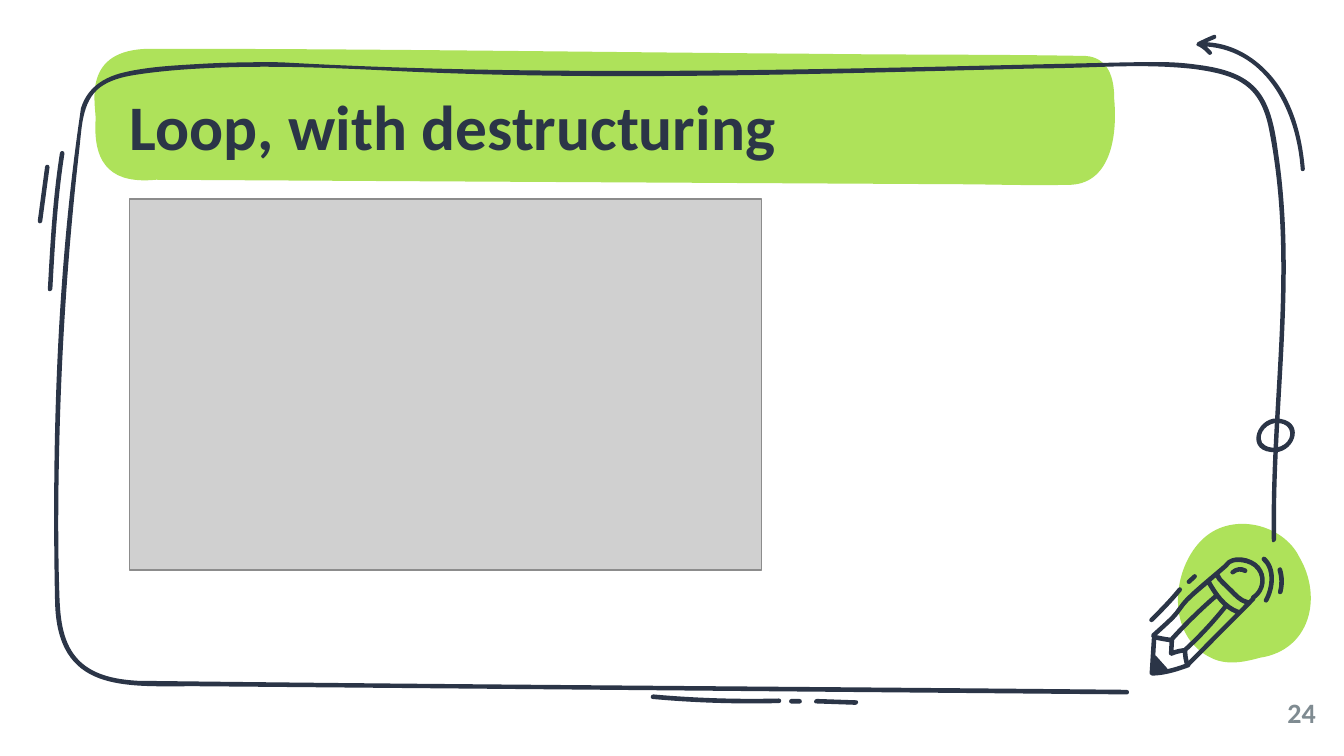
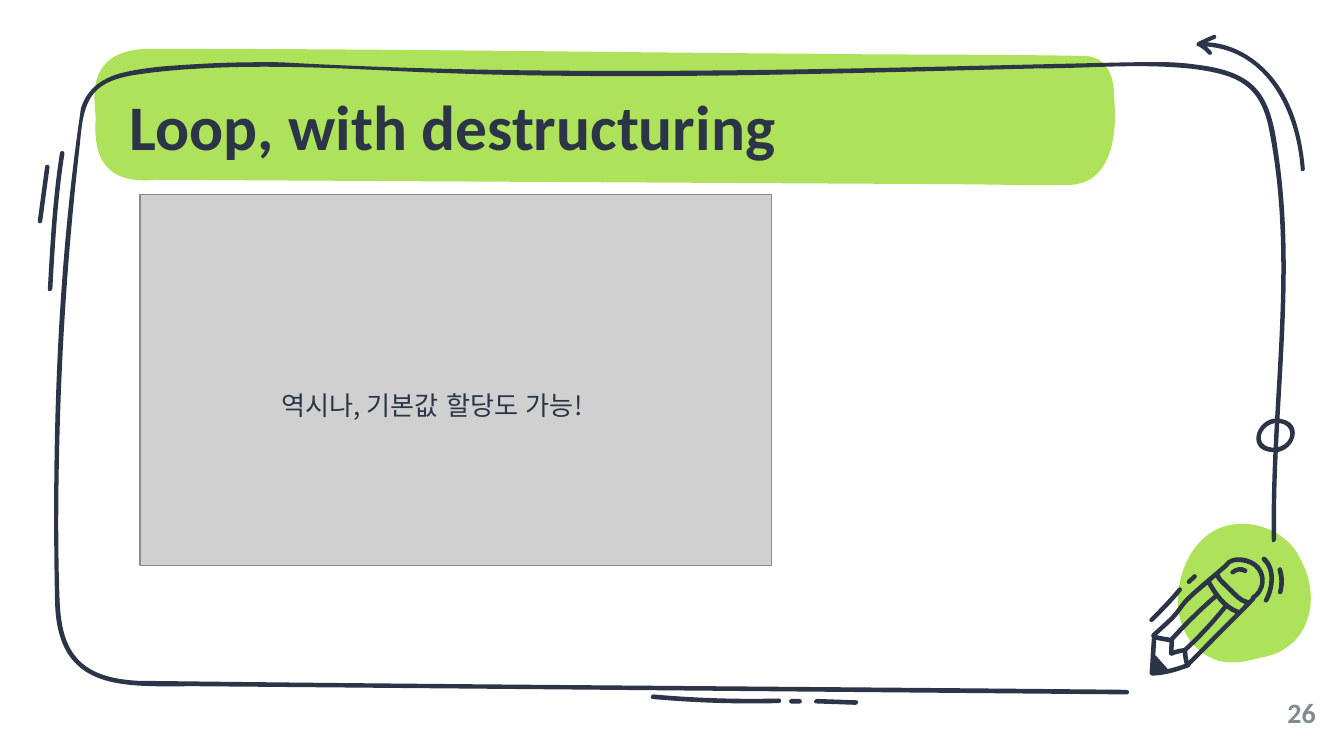
Before and after one commit to unchaptered/Sailing99, a slide deck: slide 26 of 006_tech_pr/object-literal and destructuring.pptx (slide 24 before the commit). Drawn at 1344x756 pixels with LibreOffice and Linux fonts; fonts in the diff are those of the drawing; grey boxes stand for pictures. Boxes give left, top, right and bottom in pixels: in the first picture for what was removed or moved away, otherwise in the second. Text is boxed around its words. In the diff, an @@ line names an element or a change of style, - is before the commit and + after.

```diff
--- a/006_tech_pr/object-literal and destructuring.pptx
+++ b/006_tech_pr/object-literal and destructuring.pptx
@@ picture moved from (x1=130, y1=199, x2=762, y2=570) to (x1=140, y1=195, x2=771, y2=566) @@
@@ text added at (x1=281, y1=393, x2=583, y2=420), 14 pt, text #2B3547 @@
+역시나, 기본값 할당도 가능!
@@ page number at (x1=1287, y1=704, x2=1315, y2=723): text changed @@
-24
+26
```
Also in this commit, not shown: 11 other slides changed, 2 slides added, 1 other file.
